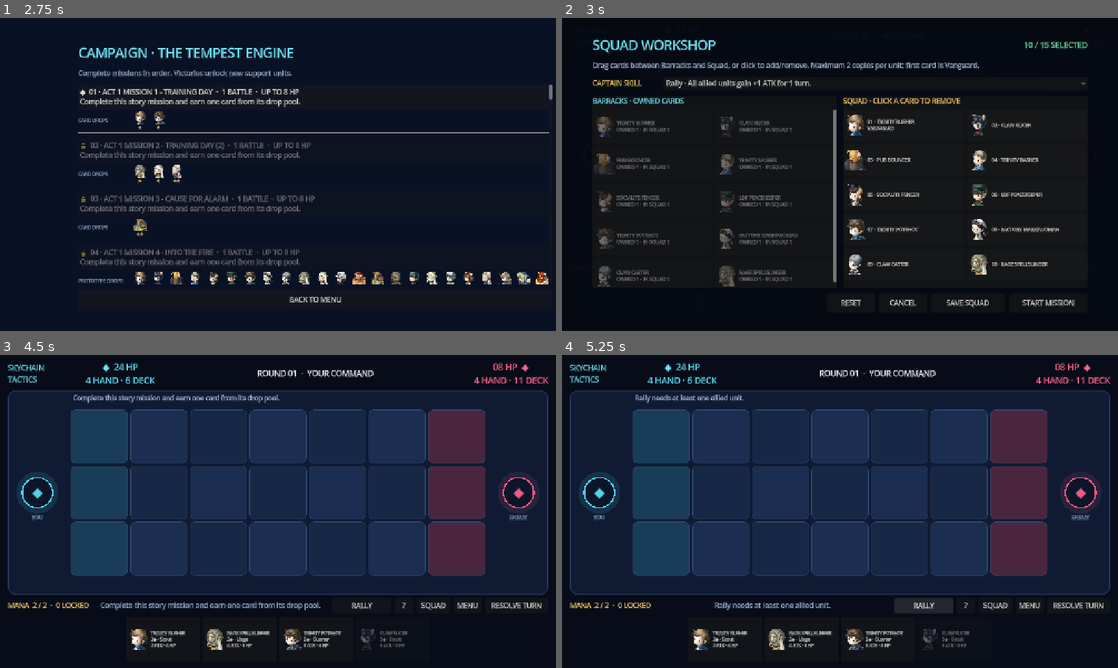
Above: before the commit, frames 1-4 (two rows, left to right).
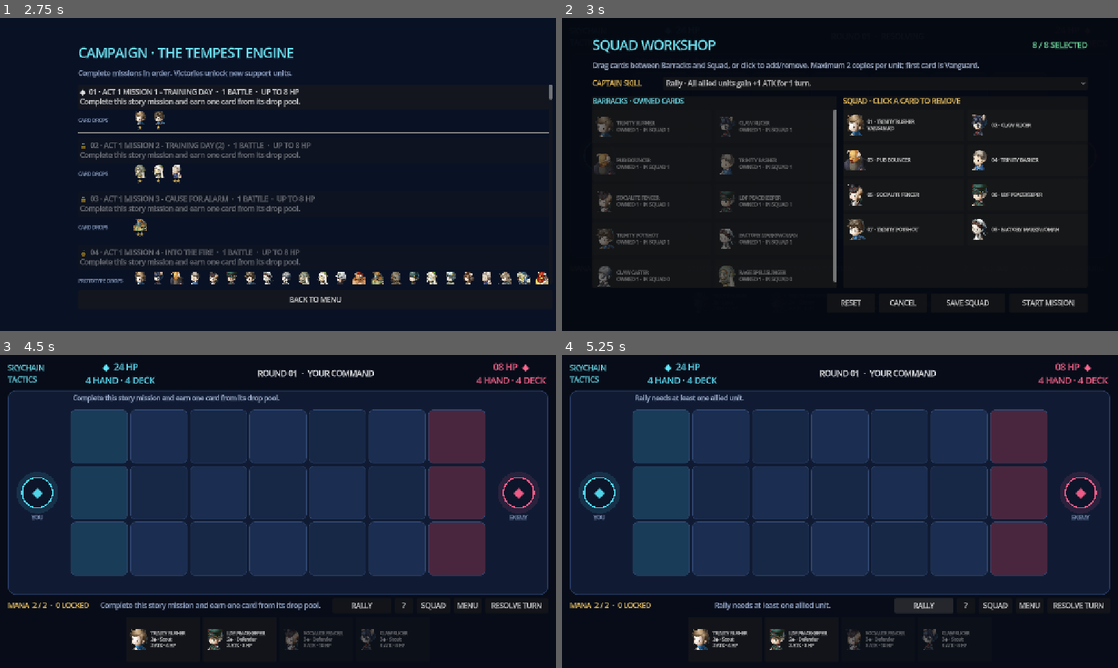
Above: after the commit, the same moments.

Repository: prldd/HeavenStrike
Game: Godot game, scene res://main.tscn
Same seed, same stepped clock (60 frames per second), same inputs: the game is played once before the commit and once after it.
Inputs:
- Up to frame 1 (2.75 s): click "CAMPAIGN" at 0.5 s; click "?" at 1.25 s; click "SQUAD" at 2 s
- Up to frame 2 (3 s): click "◆ 01 · ACT 1 MISSION 1 - TRAI…" at 2.75 s
- Up to frame 3 (4.5 s): click "START MISSION" at 3.5 s; click "SKIP" at 4.25 s
- Up to frame 4 (5.25 s): click "RALLY" at 5 s

Frame 1 is identical in both runs. In frame 2, 0.6% of the frame differs, in the area x 18-95%, y 7-84%; in frame 3, 1.2%, in the area x 22-99%, y 2-95%; in frame 4, 1.2%.

Commit message:
Squads now support a maximum of eight cards for both teams: One Vanguard Seven reserve cards Maximum two copies of one unit Existing oversized saved squads are automatically trimmed PvE squad generation uses the same shared limit Workshop labels and documentation updated

Diff:
--- a/scripts/campaign_store.gd
+++ b/scripts/campaign_store.gd
@@ -2,6 +2,7 @@
 extends RefCounted
 
 const StoryQuestCatalogScript = preload("res://scripts/story_quest_catalog.gd")
+const SquadStoreScript = preload("res://scripts/squad_store.gd")
 const SAVE_PATH := "user://campaign.cfg"
 const REWARD_UNITS := [
 	"Chain Initiate", "LDF Medic",
@@ -146,7 +147,7 @@
 	if roster.is_empty():
 		return names
 	var offset: int = maxi(0, mission_id) * 3
-	for index in 15:
+	for index in SquadStoreScript.SQUAD_SIZE:
 		var roster_index: int = (index + offset) % roster.size()
 		var unit_name: String = roster[roster_index].name
 		if names.count(unit_name) < 2:
--- a/scripts/main.gd
+++ b/scripts/main.gd
@@ -204,7 +204,7 @@
 
 	var squad_button := Button.new()
 	squad_button.text = "SQUAD"
-	squad_button.tooltip_text = "Choose the 15 units in your battle squad."
+	squad_button.tooltip_text = "Choose the 8 units in your battle squad."
 	squad_button.custom_minimum_size.x = 78
 	squad_button.pressed.connect(_open_squad_builder)
 	control_bar.add_child(squad_button)
--- a/scripts/squad_store.gd
+++ b/scripts/squad_store.gd
@@ -1,7 +1,7 @@
 class_name SquadStore
 extends RefCounted
 
-const SQUAD_SIZE := 15
+const SQUAD_SIZE := 8
 const SAVE_PATH := "user://player.cfg"
 const DEFAULT_CAPTAIN_SKILL := "Rally"
 
--- a/tests/smoke_test.gd
+++ b/tests/smoke_test.gd
@@ -44,7 +44,7 @@
 	assert(UnitSkillsScript.timing_tooltip("Warcry") == "Activates when this unit enters the battlefield.")
 
 	var default_squad: Array = SquadStoreScript.default_squad(roster)
-	assert(default_squad.size() == 15)
+	assert(default_squad.size() == 8)
 	var repaired_squad: Array = SquadStoreScript.sanitize(["Trinity Rusher", "Trinity Rusher", "Trinity Rusher", "Missing"], roster)
 	assert(repaired_squad.size() == 2)
 	assert(repaired_squad.count("Trinity Rusher") == 2)
@@ -63,7 +63,7 @@
 	ordered_names.sort()
 	shuffled_names.sort()
 	assert(shuffled_names == ordered_names)
-	assert(SquadStoreScript.sanitize([], roster).size() == 15)
+	assert(SquadStoreScript.sanitize([], roster).size() == 8)
 	var inventory := CampaignStoreScript.inventory_counts(
 		roster, ["Trinity Rusher", "Trinity Rusher", "Chain Initiate"]
 	)
@@ -120,12 +120,12 @@
 	assert(CampaignStoreScript.choose_weighted_reward(rarity_candidates, 0.93) == "One Star")
 	assert(CampaignStoreScript.choose_weighted_reward(rarity_candidates, 0.99) == "Five Star")
 	var enemy_squad: Array = CampaignStoreScript.enemy_squad_names(2, roster)
-	assert(enemy_squad.size() == 15)
+	assert(enemy_squad.size() == 8)
 	var unique_enemy_cards: Array = []
 	for card_name in enemy_squad:
 		if card_name not in unique_enemy_cards:
 			unique_enemy_cards.append(card_name)
-	assert(unique_enemy_cards.size() == 15)
+	assert(unique_enemy_cards.size() == 8)
 
 	var mover := {"id": 1, "side": 0, "kind": "Duelist", "row": 1, "col": 2, "repositioned": false, "taunt_turns": 0}
 	var distant_warden := {"id": 2, "side": 1, "kind": "Warden", "row": 1, "col": 5, "repositioned": false}
Not shown, changed: PROJECT.md
Not shown, changed: README.md
